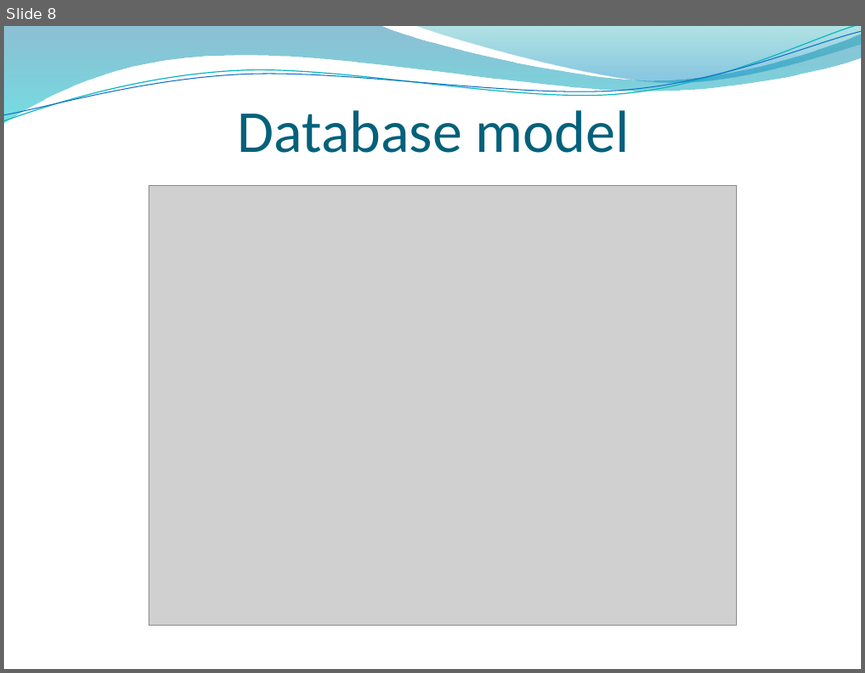
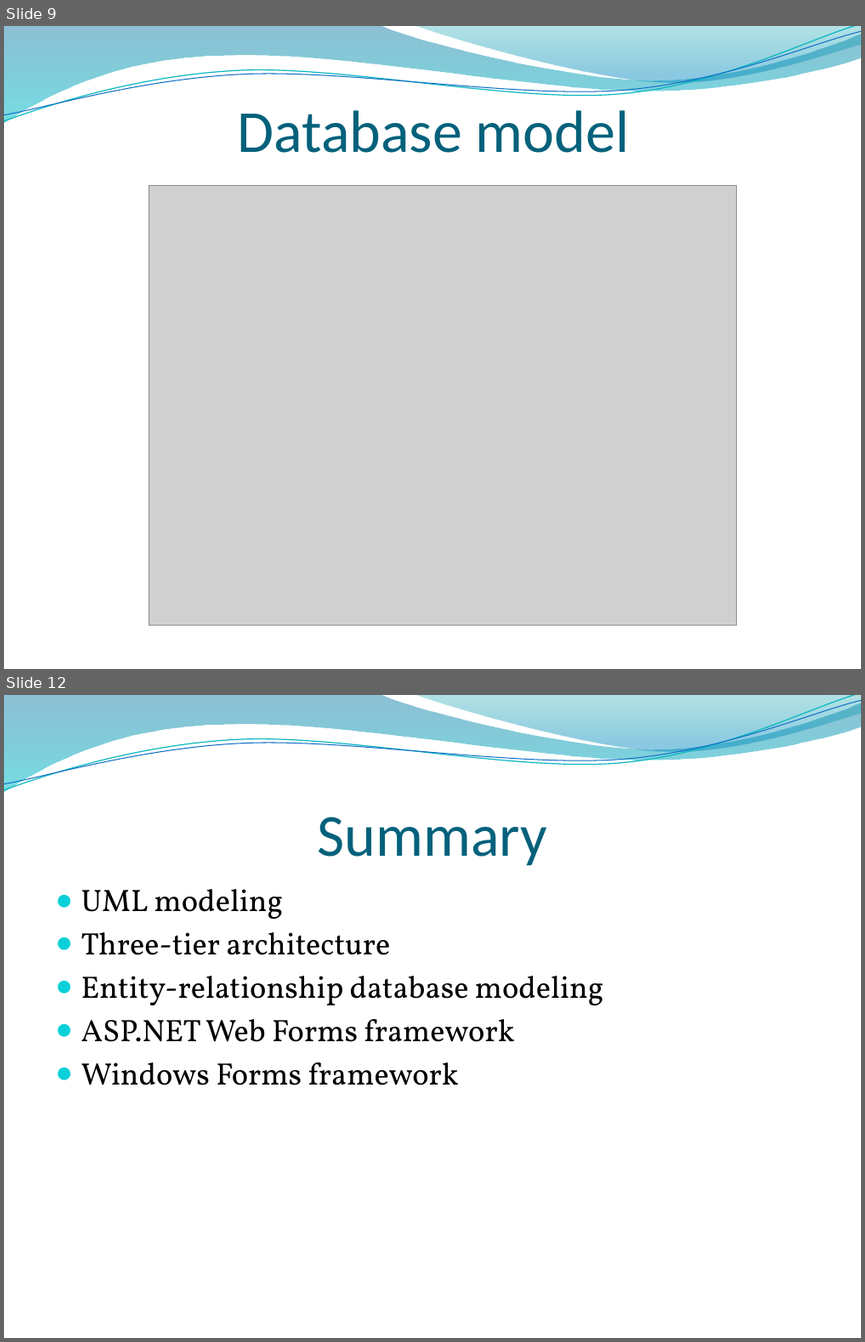
Before and after one commit to tinwin/asp-net-foto-galery, a slide deck: Documentation/Presentation.pptx. Shown one above the other, each under a label of ours: slide 8 before the commit, slides 9 and 12 after it; the slides between them are not shown. The pictures are 865x673 and 865x1342 pixels, drawn with LibreOffice and Linux fonts; fonts in the diff are those of the drawing; grey boxes stand for pictures; background and template pictures are left out. Boxes give left, top, right and bottom in pixels: in the first picture for what was removed or moved away, otherwise in the second. Text is boxed around its words. In the diff, an @@ line names an element or a change of style, - is before the commit and + after.

```diff
--- a/Documentation/Presentation.pptx
+++ b/Documentation/Presentation.pptx
@@ slide 12 added at <box>4,695,861,1338</box>, background picture (left out); not listed: 4 template elements that a slide beside it also shows @@
@@ title added at <box>318,817,547,866</box>, 50 pt, text #04617B @@
+Summary
@@ text added at <box>81,889,604,1085</box>, 26 pt, text #000000 @@
+● UML modeling
+● Three-tier architecture
+● Entity-relationship database modeling
+● ASP.NET Web Forms framework
+● Windows Forms framework
@@ what was slide 8 is now slide 9 @@
```
Also in this commit, not shown: 3 other slides added, 1 slide removed, 2 other files.
